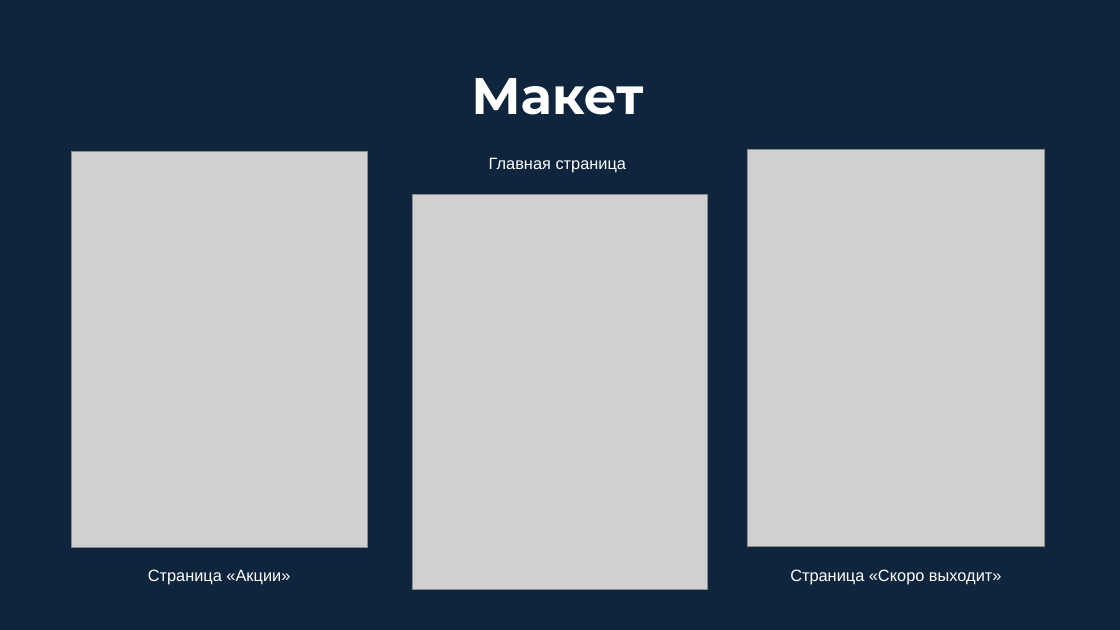
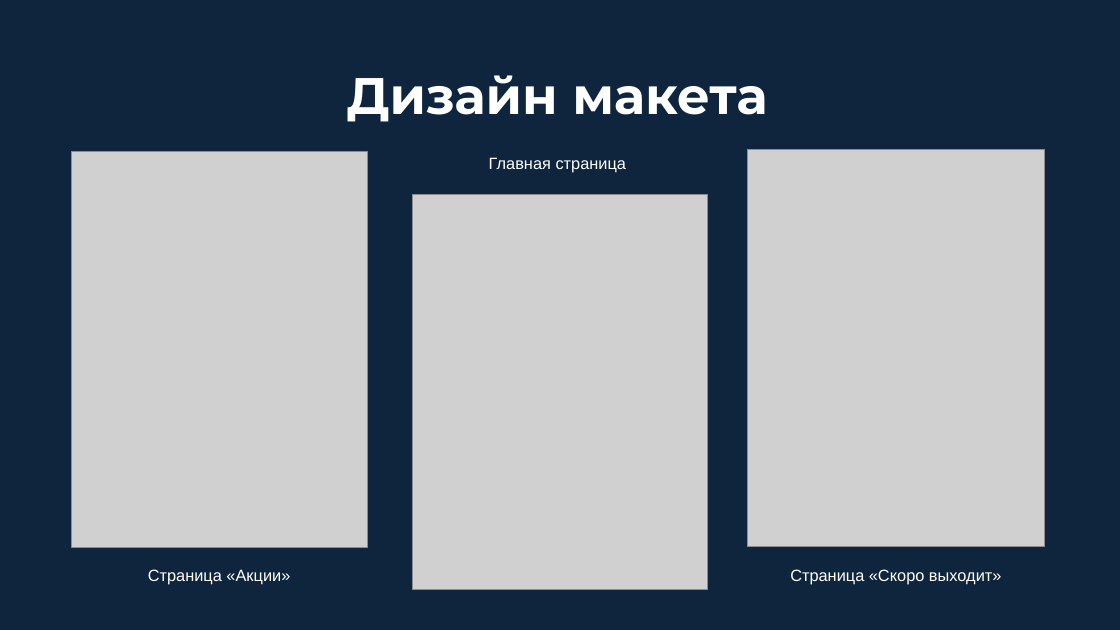
Before and after one commit to Faelorg/kp, a slide deck: slide 9 of КП0502.pptx. Drawn at 1120x630 pixels with LibreOffice and Linux fonts; fonts in the diff are those of the drawing; grey boxes stand for pictures. Boxes give left, top, right and bottom in pixels: in the first picture for what was removed or moved away, otherwise in the second. Text is boxed around its words. In the diff, an @@ line names an element or a change of style, - is before the commit and + after.

```diff
--- a/КП0502.pptx
+++ b/КП0502.pptx
@@ title at (x1=347, y1=75, x2=767, y2=122): text changed @@
-Макет
+Дизайн макета
```
Also in this commit, not shown: 2 other slides changed, 1 other file.
